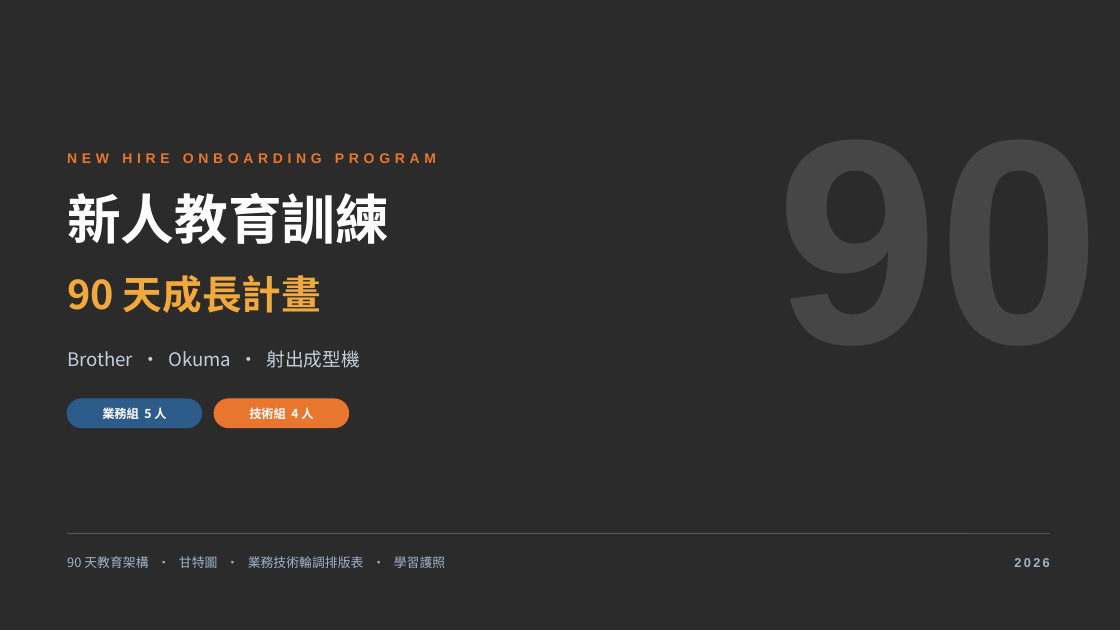
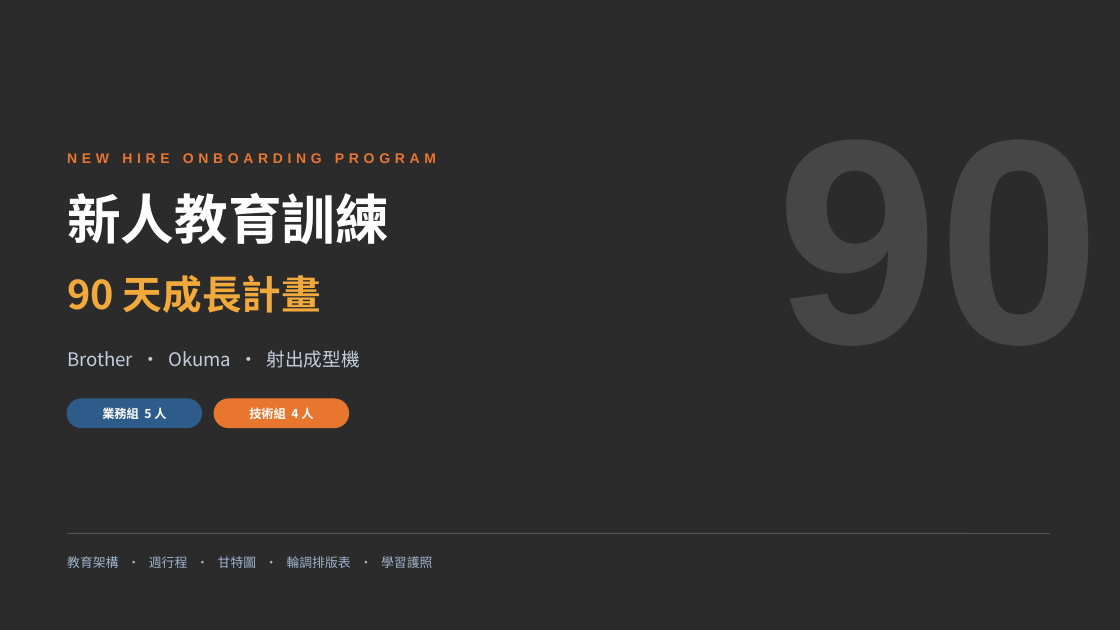
Before and after one commit to KiyotaJesse/apex-public-data, a slide deck: slide 1 of 新人90天教育訓練計畫.pptx. Drawn at 1120x630 pixels with LibreOffice and Linux fonts; fonts in the diff are those of the drawing; background and template pictures are left out; a plain dark background stands for a picture behind light text. Boxes give left, top, right and bottom in pixels: in the first picture for what was removed or moved away, otherwise in the second. Text is boxed around its words. In the diff, an @@ line names an element or a change of style, - is before the commit and + after.

```diff
--- a/新人90天教育訓練計畫.pptx
+++ b/新人90天教育訓練計畫.pptx
@@ text at [67, 556, 432, 568]: text changed @@
-90 天教育架構 · 甘特圖 · 業務技術輪調排版表 · 學習護照
+教育架構 · 週行程 · 甘特圖 · 輪調排版表 · 學習護照
@@ text removed at [1014, 558, 1050, 567] @@
-2026
```
Also in this commit, not shown: 5 other slides changed, 1 slide added, 14 slides removed.
